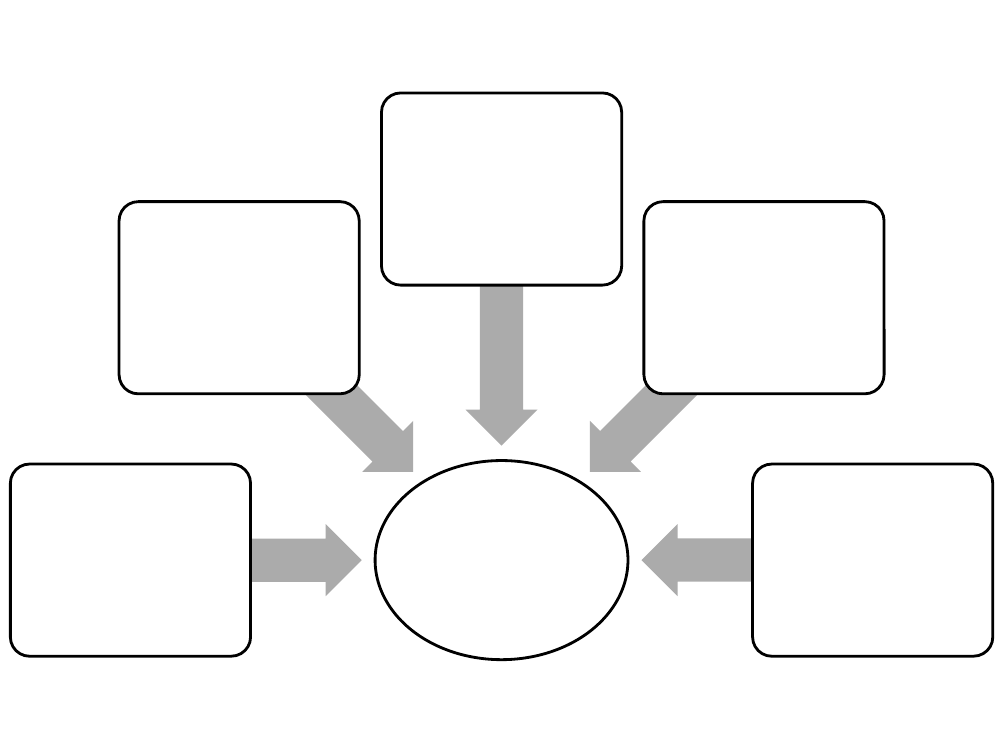
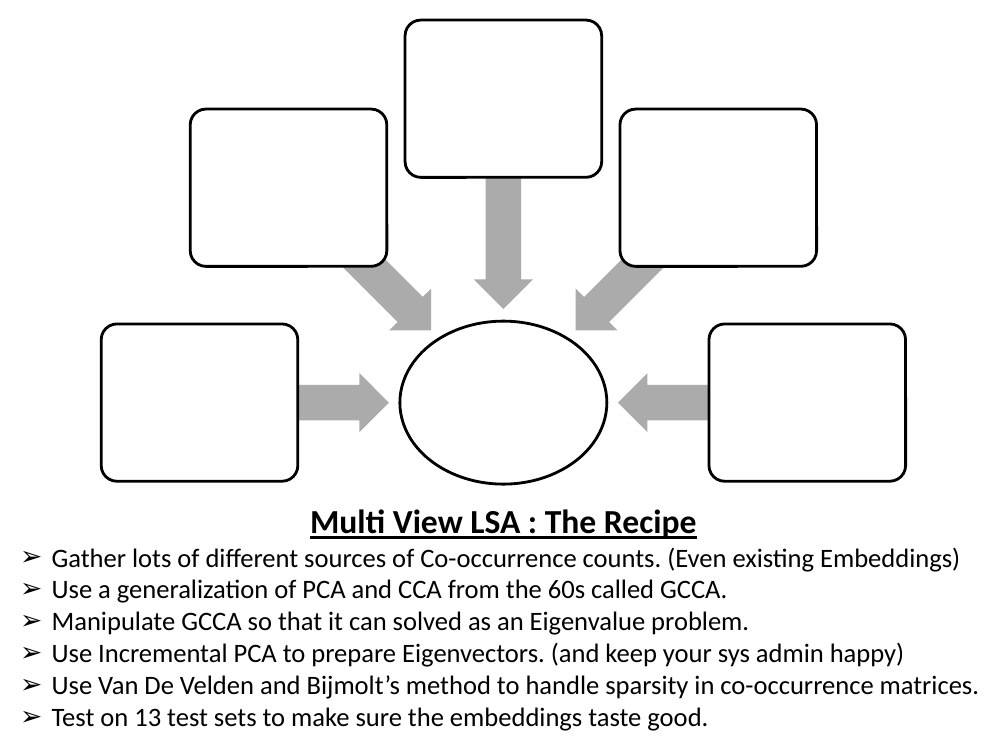
Before and after one commit to se4u/mvlsa, a slide deck: slide 1 of tex/cartoonbw.pptx. Drawn at 1008x756 pixels with LibreOffice and Linux fonts; fonts in the diff are those of the drawing. Boxes give left, top, right and bottom in pixels: in the first picture for what was removed or moved away, otherwise in the second. Text is boxed around its words. In the diff, an @@ line names an element or a change of style, - is before the commit and + after.

```diff
--- a/tex/cartoonbw.pptx
+++ b/tex/cartoonbw.pptx
@@ rounded rectangle: place and size @@
-rounded rectangle at [381,93,621,285]
+rounded rectangle at [405,20,602,177]
@@ rounded rectangle: place and size @@
-rounded rectangle at [10,464,250,656]
+rounded rectangle at [191,109,387,266]
@@ left arrow: place and size @@
-left arrow at [466,188,537,446]
+left arrow at [473,99,533,309]
@@ rounded rectangle: place and size @@
-rounded rectangle at [753,464,993,656]
+rounded rectangle at [620,109,816,266]
@@ left arrow added at [268,167,452,352], fill #ABABAB @@
@@ left arrow added at [555,167,739,352], fill #ABABAB @@
@@ rounded rectangle: place and size @@
-rounded rectangle at [119,202,359,394]
+rounded rectangle at [101,324,297,481]
@@ ellipse: place and size @@
-ellipse at [375,461,628,660]
+ellipse at [400,322,607,485]
@@ rounded rectangle: place and size @@
-rounded rectangle at [644,202,884,394]
+rounded rectangle at [709,324,905,481]
@@ left arrow at [200,373,389,432]: rotation 225 to 180 degrees @@
@@ left arrow at [618,373,807,432]: rotation 315 to 0 degrees @@
@@ text added at [52,509,979,731], 19 pt, text #000000 @@
+Multi View LSA : The Recipe
+➢ Gather lots of different sources of Co-occurrence counts. (Even existing Embeddings)
+➢ Use a generalization of PCA and CCA from the 60s called GCCA.
+➢ Manipulate GCCA so that it can solved as an Eigenvalue problem.
+➢ Use Incremental PCA to prepare Eigenvectors. (and keep your sys admin happy)
+➢ Use Van De Velden and Bijmolt’s method to handle sparsity in co-occurrence matrices.
+➢ Test on 13 test sets to make sure the embeddings taste good.
@@ left arrow removed at [130,524,361,596] @@
@@ left arrow removed at [641,524,872,596] @@
```
Also in this commit, not shown: 2 other files.
